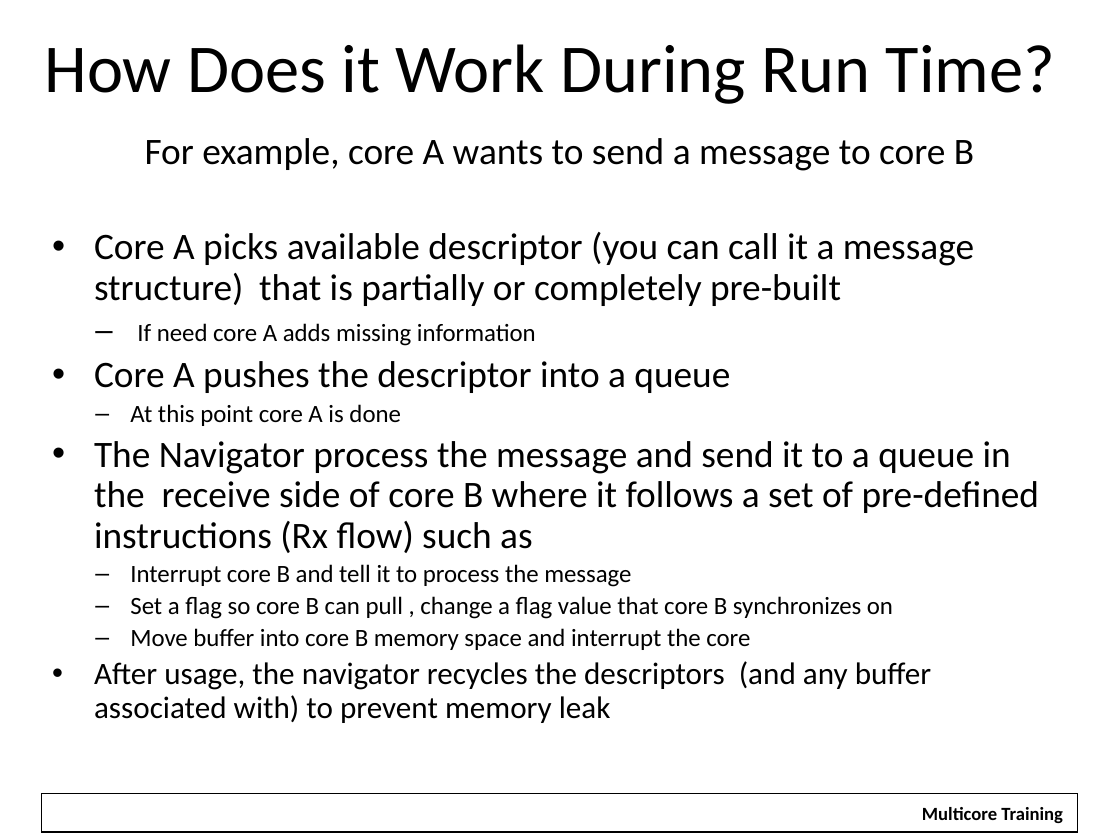
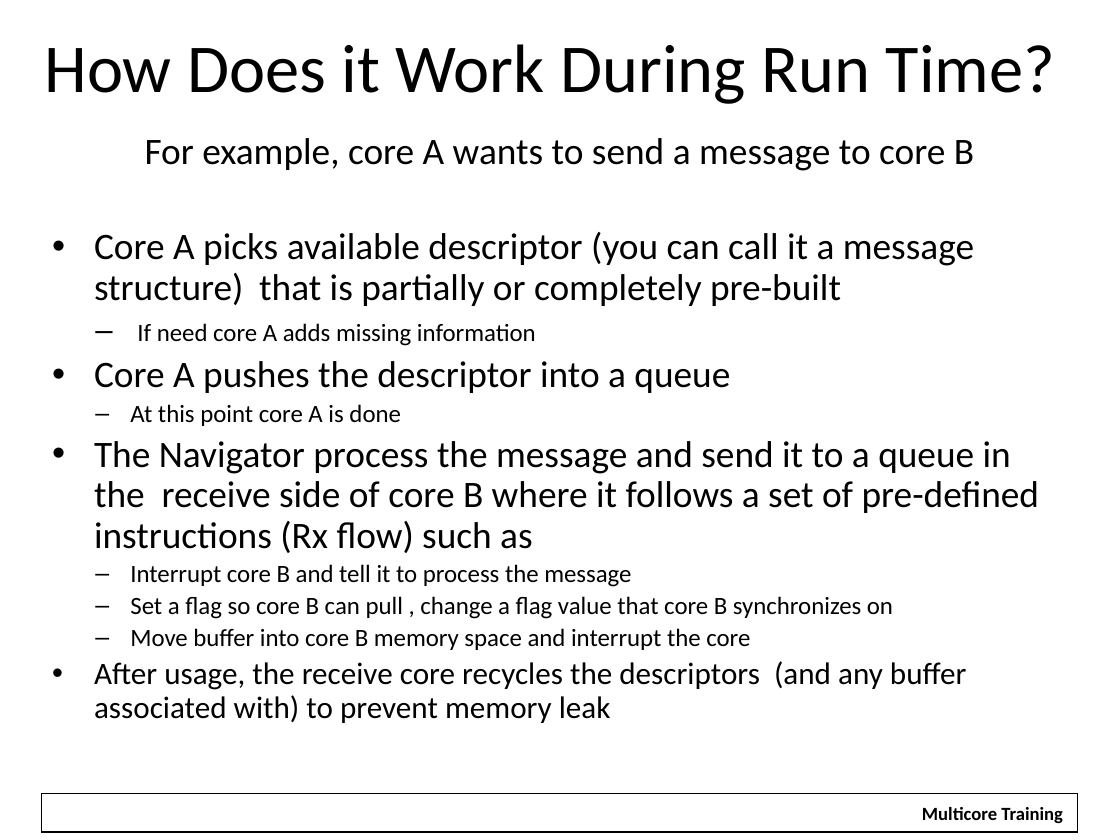
Before and after one commit to hari1989/keystone-workshop, a slide deck: slide 22 of slides/Intro to Multicore Navigator.pptx (slide 20 before the commit). Drawn at 1120x840 pixels with LibreOffice and Linux fonts; fonts in the diff are those of the drawing; background and template pictures are left out. Boxes give left, top, right and bottom in pixels: in the first picture for what was removed or moved away, otherwise in the second. Text is boxed around its words. In the diff, an @@ line names an element or a change of style, - is before the commit and + after.

```diff
--- a/slides/Intro to Multicore Navigator.pptx
+++ b/slides/Intro to Multicore Navigator.pptx
@@ text at bbox=[94, 661, 966, 723]: text changed @@
-• After usage, the navigator recycles the descriptors (and any buffer associated with) to prevent memory leak
+• After usage, the receive core recycles the descriptors (and any buffer associated with) to prevent memory leak
```
Also in this commit, not shown: 5 other slides changed.
